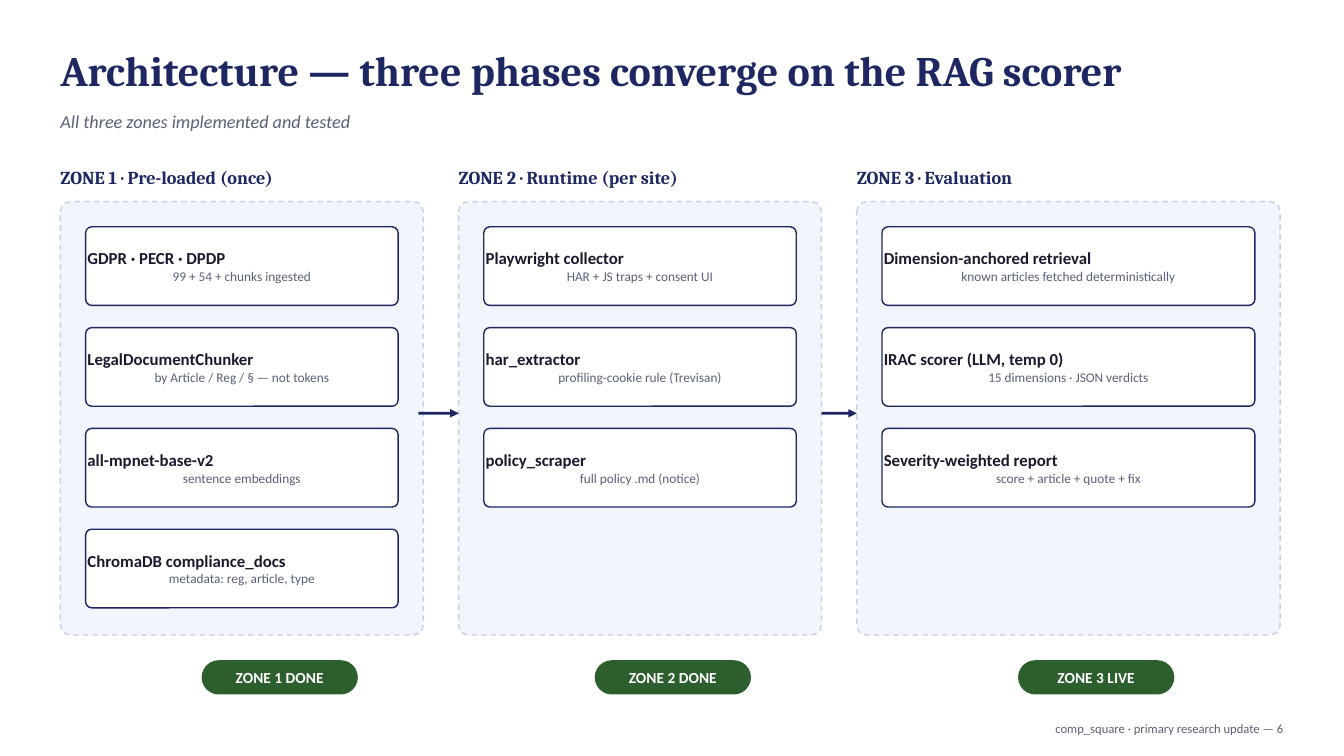
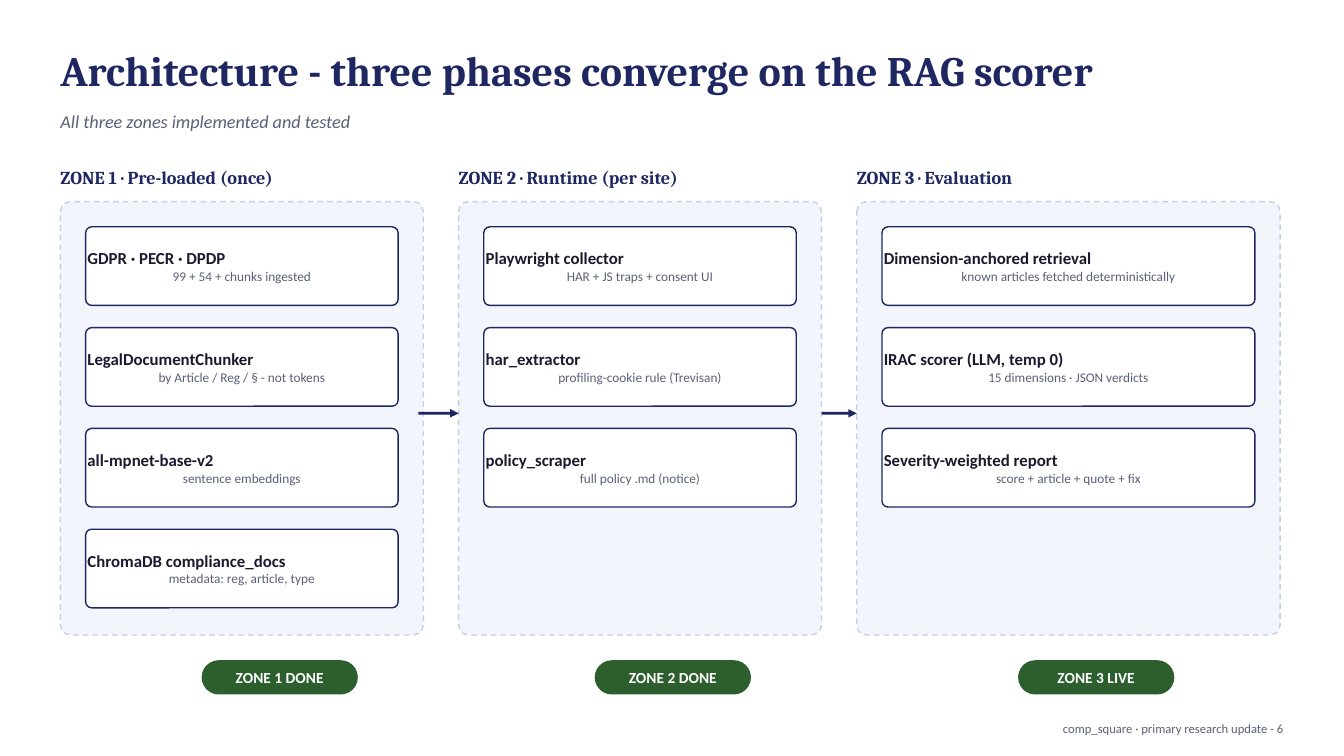
Before and after one commit to DoubleKingsLC/comp_square, a slide deck: slide 6 of Deliverable2_Supervisor_Update.pptx. Drawn at 1344x756 pixels with LibreOffice and Linux fonts; fonts in the diff are those of the drawing. Boxes give left, top, right and bottom in pixels: in the first picture for what was removed or moved away, otherwise in the second. Text is boxed around its words. In the diff, an @@ line names an element or a change of style, - is before the commit and + after.

```diff
--- a/Deliverable2_Supervisor_Update.pptx
+++ b/Deliverable2_Supervisor_Update.pptx
@@ text at (60,56,1093,96): text changed @@
-Architecture — three phases converge on the RAG scorer
+Architecture - three phases converge on the RAG scorer
@@ text in rounded rectangle at (87,353,325,385): text changed @@
-LegalDocumentChunker
-by Article / Reg / § — not tokens
+LegalDocumentChunker
+by Article / Reg / § - not tokens
@@ text at (1063,724,1283,735): text changed @@
-comp_square · primary research update — 6
+comp_square · primary research update - 6
```
Also in this commit, not shown: 13 other slides changed, 4 other files.
